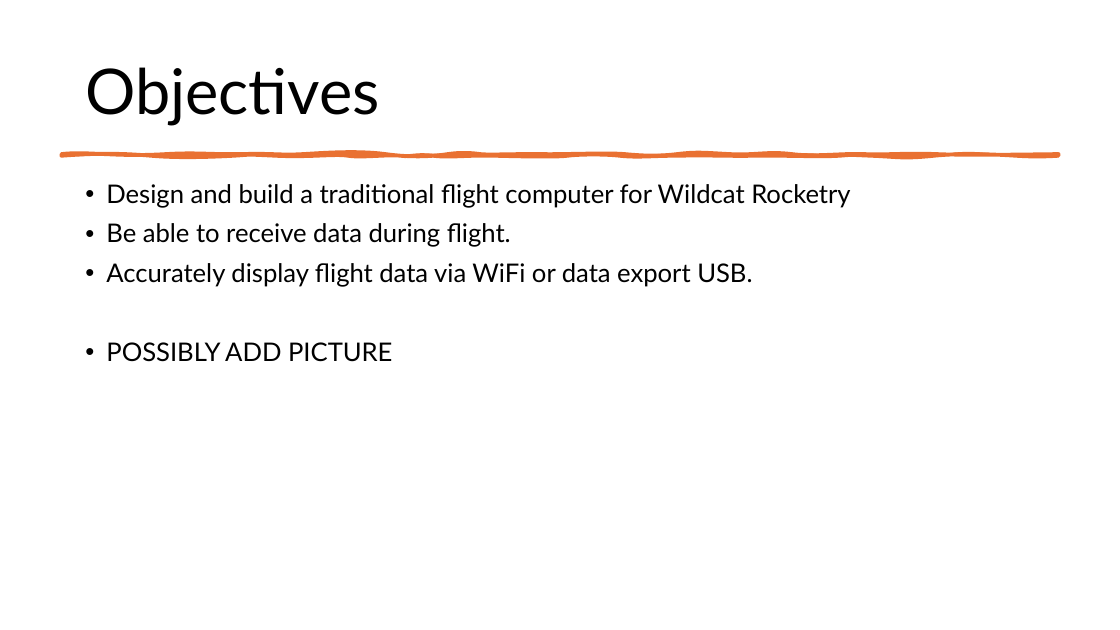
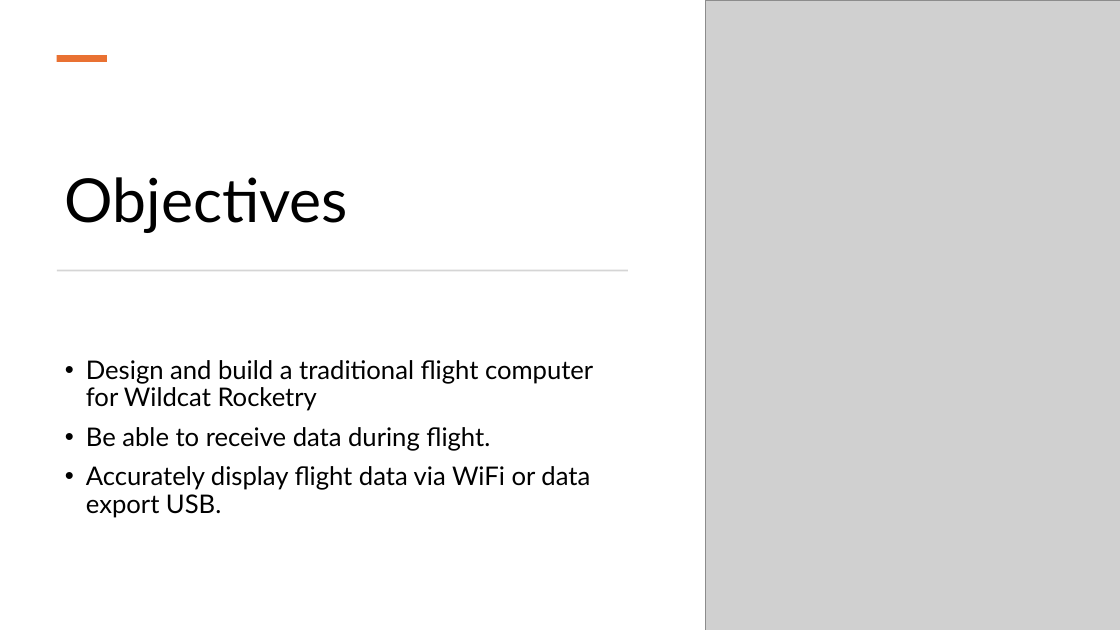
Before and after one commit to Tannyr-Singleterry/ECE590_SeniorDesign, a slide deck: slide 2 of Documents/FInal Presentation/Final_Presentation.pptx. Drawn at 1120x630 pixels with LibreOffice and Linux fonts; fonts in the diff are those of the drawing; grey boxes stand for pictures. Boxes give left, top, right and bottom in pixels: in the first picture for what was removed or moved away, otherwise in the second. Text is boxed around its words. In the diff, an @@ line names an element or a change of style, - is before the commit and + after.

Commit message:
Presentation done

```diff
--- a/Documents/FInal Presentation/Final_Presentation.pptx
+++ b/Documents/FInal Presentation/Final_Presentation.pptx
@@ picture added at bbox=[706, 0, 1120, 630] @@
@@ rectangle added at bbox=[56, 55, 107, 62], fill #E97132 @@
@@ title "Objectives": place and size @@
-title "Objectives" at bbox=[85, 67, 380, 126]
+title "Objectives" at bbox=[65, 177, 348, 233]
@@ title "Objectives" at bbox=[65, 177, 348, 233]: size 54 to 52 pt; vertical alignment middle to bottom @@
@@ freeform shape removed at bbox=[61, 154, 1059, 155] @@
@@ rectangle added at bbox=[57, 270, 628, 271], fill #D5D5D5 @@
@@ text "Design and build a traditional ...": place and size @@
-text "Design and build a traditional ..." at bbox=[106, 184, 850, 362]
+text "Design and build a traditional ..." at bbox=[86, 360, 593, 518]
@@ text "Design and build a traditional ..." at bbox=[86, 360, 593, 518]: vertical alignment top to middle @@
@@ text at bbox=[106, 342, 392, 362]: paragraph removed @@
-• POSSIBLY ADD PICTURE
```
